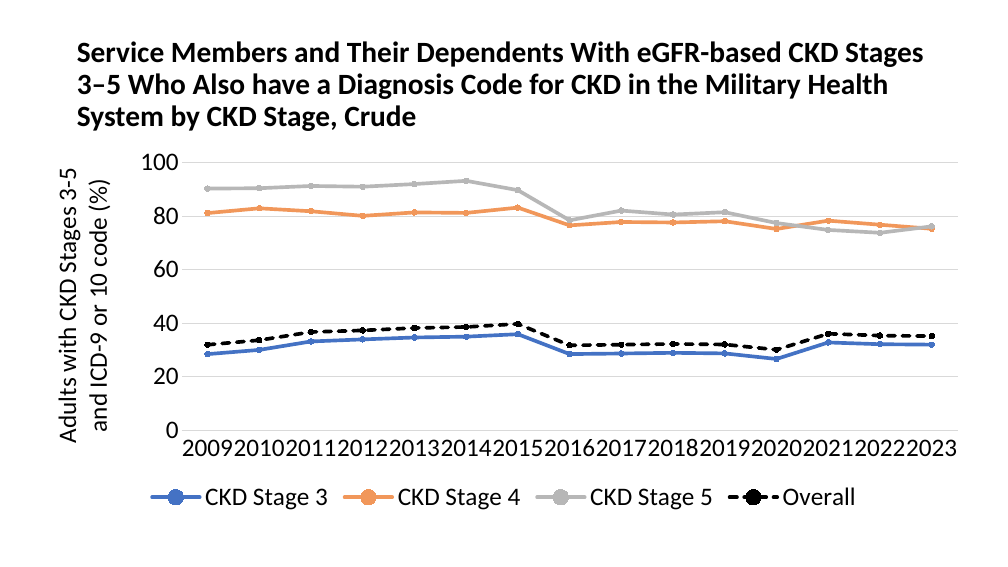
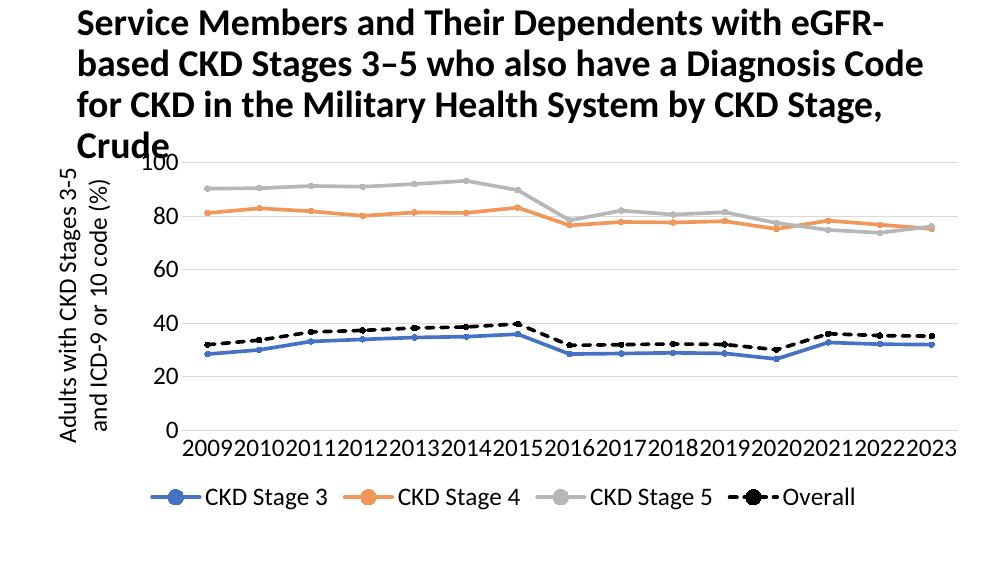
Before and after one commit to CDCgov/nccdphp-ddt-kdss, a slide deck: slide 9 of CKDSurveillance/PPT/Q759.pptx. Drawn at 1008x567 pixels with LibreOffice and Linux fonts; fonts in the diff are those of the drawing; background and template pictures are left out. Boxes give left, top, right and bottom in pixels: in the first picture for what was removed or moved away, otherwise in the second. Text is boxed around its words. In the diff, an @@ line names an element or a change of style, - is before the commit and + after.

```diff
--- a/CKDSurveillance/PPT/Q759.pptx
+++ b/CKDSurveillance/PPT/Q759.pptx
@@ title at [77,8,924,167]: text changed; size 28 to 36 pt @@
-Service Members and Their Dependents With eGFR-based CKD Stages 3–5 Who Also have a Diagnosis Code for CKD in the Military Health System by CKD Stage, Crude
+Service Members and Their Dependents with eGFR-based CKD Stages 3–5 who also have a Diagnosis Code for CKD in the Military Health System by CKD Stage, Crude
```
Also in this commit, not shown: 9 other slides changed.
